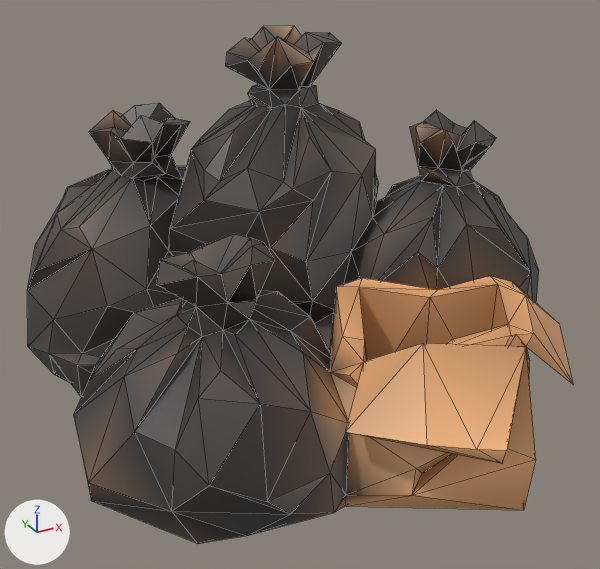
Renders of the glTF model public/models/prop_trashpile.glb from each side of a commit.
Camera for both pictures: a camera (50 mm lens) standing at (-1.26, -2.21, 1.5) and looking at (-0.07, -0.04, 0.42). Lighting does not change. The marker at lower left points along +X, +Y and +Z. The older version comes first. Mesh edges are drawn as thin lines. Where no turn or scale is listed for an object, it has been applied to the vertices.
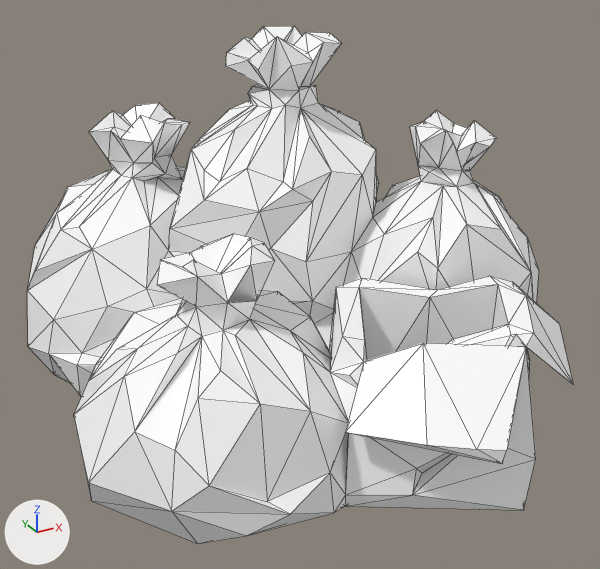
Edits to the bpy script that builds the scene:
```text
Change mat_material_0:
    where n0 = _N.new('ShaderNodeBsdfPrincipled'); n0.name = 'Principled BSDF'
    add n0.inputs[0].default_value = (1.0, 1.0, 1.0, 1.0)  # 'Base Color', white #ffffff
    remove n2 = _N.new('ShaderNodeVertexColor'); n2.name = 'Color Attribute'
    remove _L.new(n2.outputs[0], n0.inputs[0])  # 'Color' to 'Base Color'
```

Changed parts and their boxes (x1, y1, x2, y2) in the pictures (600 x 569 px):
'Mesh_0', recoloured (lighter)
    both: (27, 26, 573, 544)
